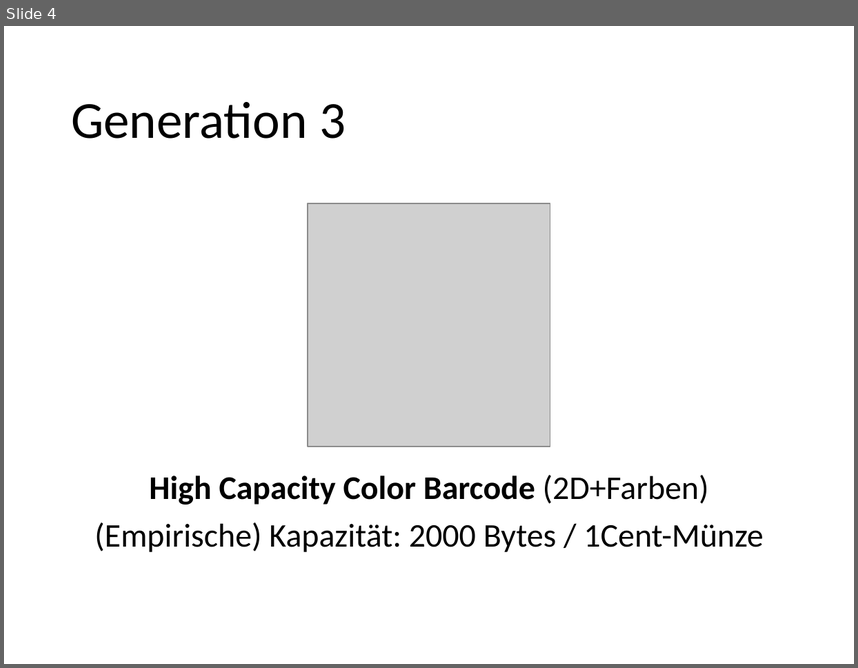
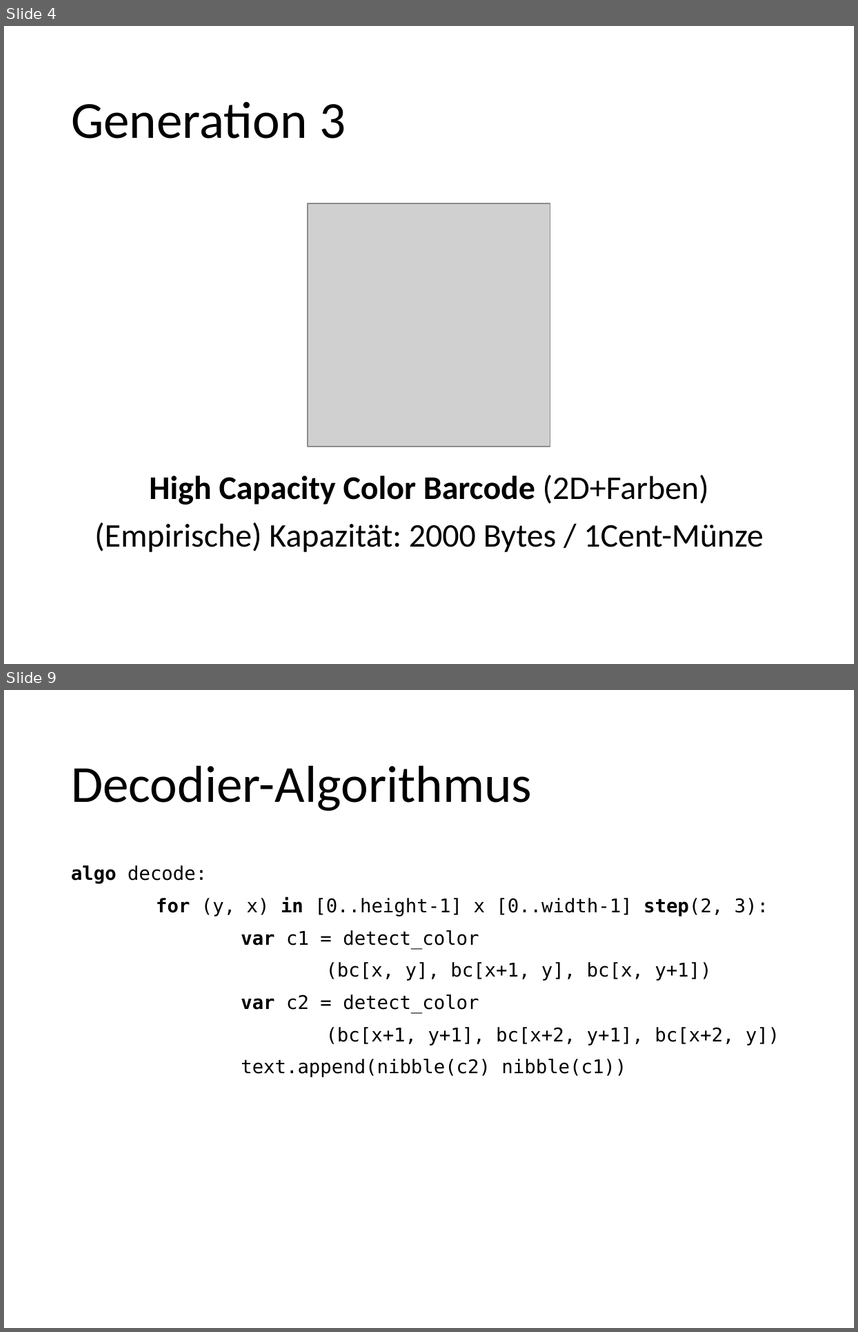
Before and after one commit to foyan/ColorizedBarCodec, a slide deck: doc/presentation/Barcodes.pptx. Shown one above the other, each under a label of ours: slide 4 before the commit, slides 4 and 9 after it; the slides between them are not shown. The pictures are 858x668 and 858x1332 pixels, drawn with LibreOffice and Linux fonts; fonts in the diff are those of the drawing; grey boxes stand for pictures. Boxes give left, top, right and bottom in pixels: in the first picture for what was removed or moved away, otherwise in the second. Text is boxed around its words. In the diff, an @@ line names an element or a change of style, - is before the commit and + after.

```diff
--- a/doc/presentation/Barcodes.pptx
+++ b/doc/presentation/Barcodes.pptx
@@ slide 9 added at bbox=[4, 690, 854, 1328], background #FFFFFF @@
@@ title added at bbox=[71, 765, 532, 811], 44 pt, text #000000 @@
+Decodier-Algorithmus
@@ text added at bbox=[71, 865, 780, 1077], 16 pt, text #000000 @@
+algo decode:
+for (y, x) in [0..height-1] x [0..width-1] step(2, 3):
+var c1 = detect_color
+(bc[x, y], bc[x+1, y], bc[x, y+1])
+var c2 = detect_color
+(bc[x+1, y+1], bc[x+2, y+1], bc[x+2, y])
+text.append(nibble(c2) nibble(c1))
```
Also in this commit, not shown: 2 slides changed, 3 other slides added.
